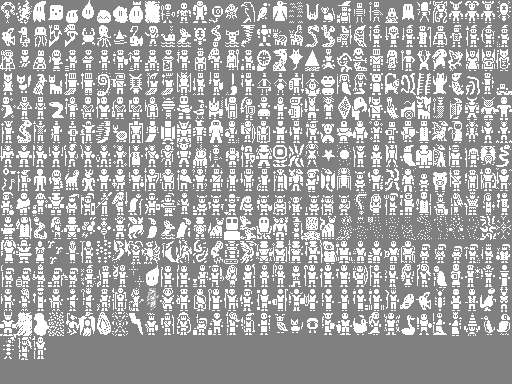
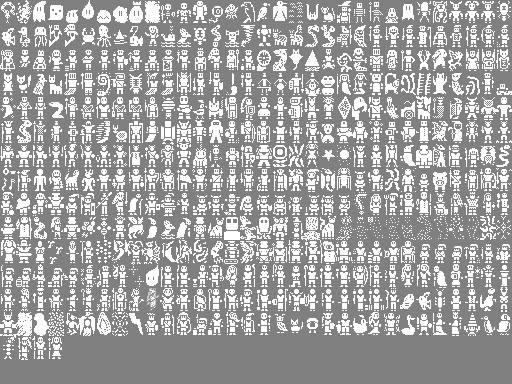
Layers edited between the first and the second 512 × 384 image:
painted on "creature_sprites.png" over 48, 337, 62, 359
